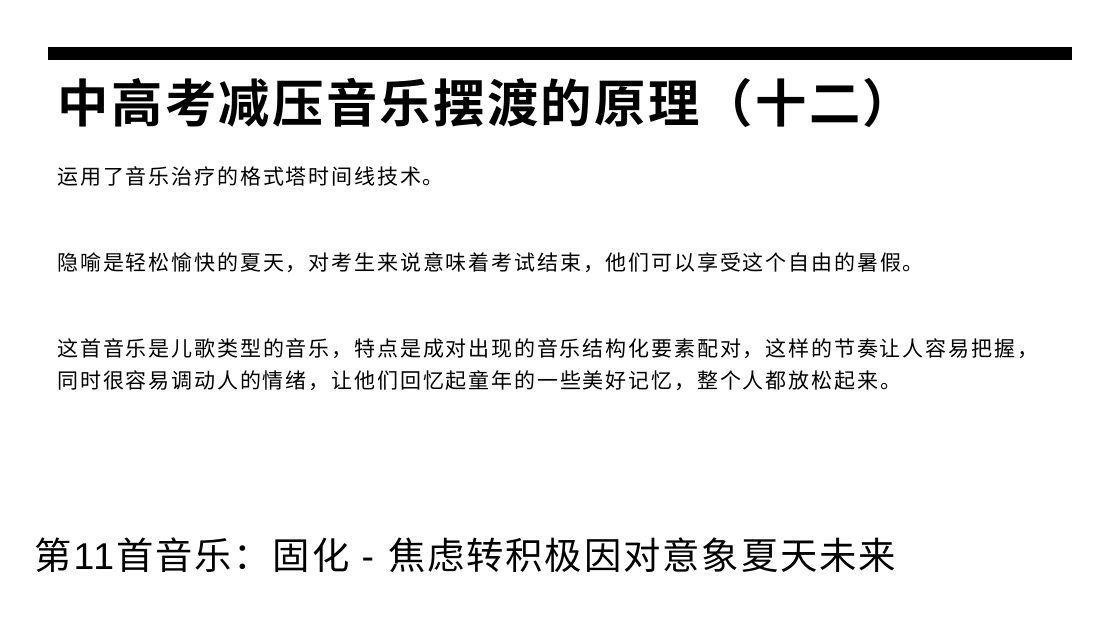
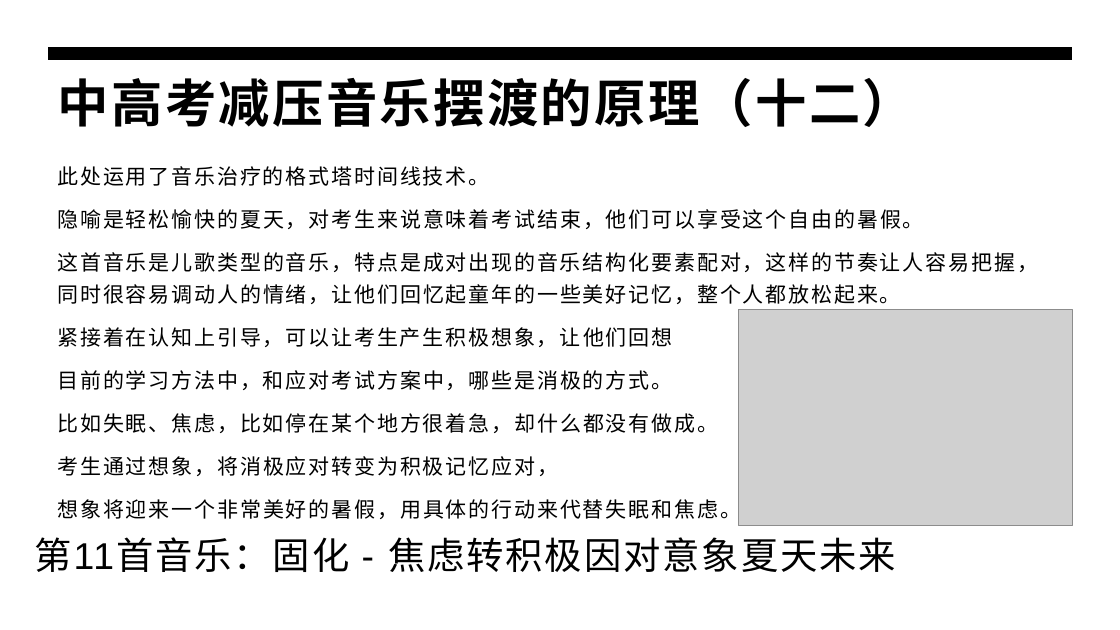
Before and after one commit to panxibei/writing, a slide deck: slide 25 of 44_心理学/30_浥尘伙伴社团原创：中高考音乐减压心理训练/PPT制作素材/浥尘伙伴社团：中高考音乐减压心理训练.pptx. Drawn at 1120x630 pixels with LibreOffice and Linux fonts; fonts in the diff are those of the drawing; grey boxes stand for pictures. Boxes give left, top, right and bottom in pixels: in the first picture for what was removed or moved away, otherwise in the second. Text is boxed around its words. In the diff, an @@ line names an element or a change of style, - is before the commit and + after.

```diff
--- a/44_心理学/30_浥尘伙伴社团原创：中高考音乐减压心理训练/PPT制作素材/浥尘伙伴社团：中高考音乐减压心理训练.pptx
+++ b/44_心理学/30_浥尘伙伴社团原创：中高考音乐减压心理训练/PPT制作素材/浥尘伙伴社团：中高考音乐减压心理训练.pptx
@@ text at bbox=[57, 166, 489, 186]: text changed @@
-运用了音乐治疗的格式塔时间线技术。
+此处运用了音乐治疗的格式塔时间线技术。
@@ text at bbox=[57, 327, 741, 523]: paragraphs added @@
+紧接着在认知上引导，可以让考生产生积极想象，让他们回想
+目前的学习方法中，和应对考试方案中，哪些是消极的方式。
+比如失眠、焦虑，比如停在某个地方很着急，却什么都没有做成。
+考生通过想象，将消极应对转变为积极记忆应对，
+想象将迎来一个非常美好的暑假，用具体的行动来代替失眠和焦虑。
@@ picture added at bbox=[739, 310, 1072, 526] @@
```
Also in this commit, not shown: 4 other slides changed, 1 slide removed, 5 other files.
